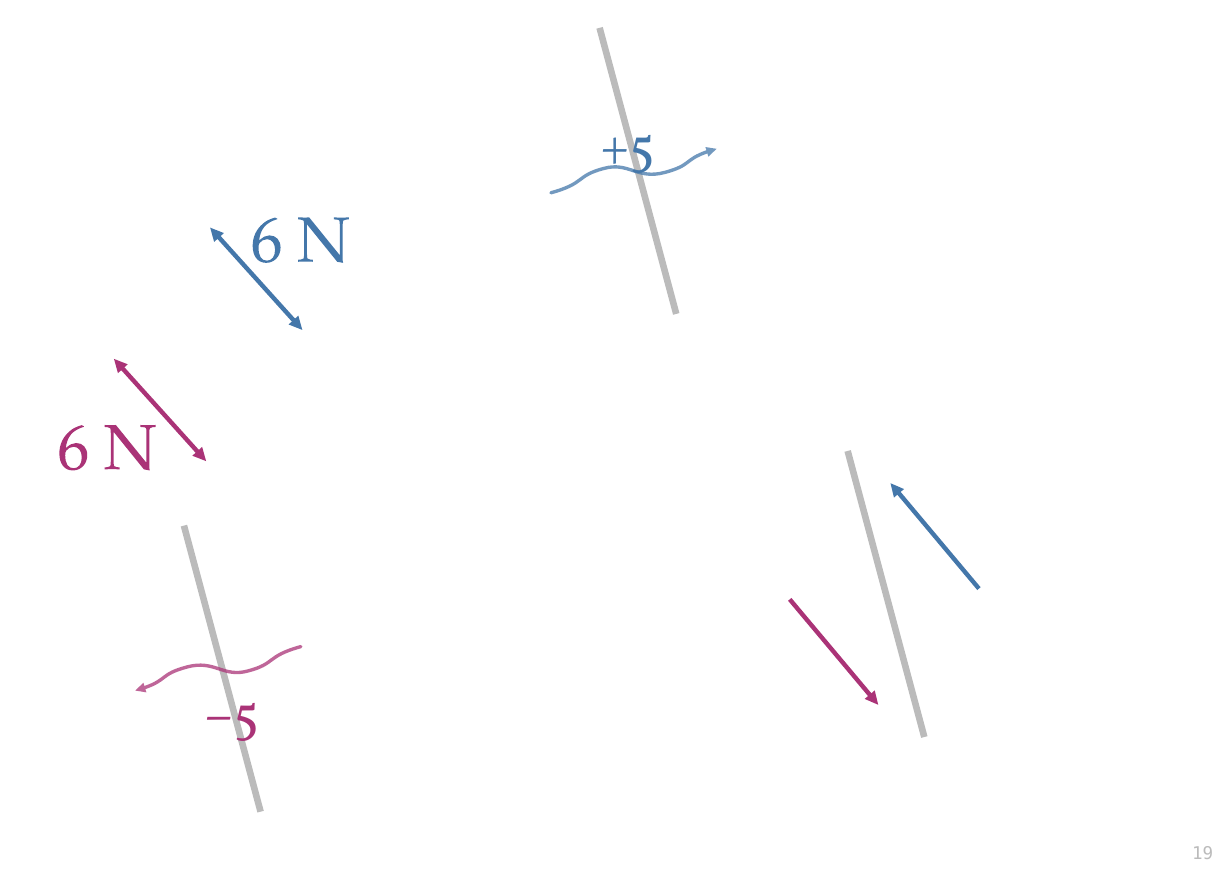
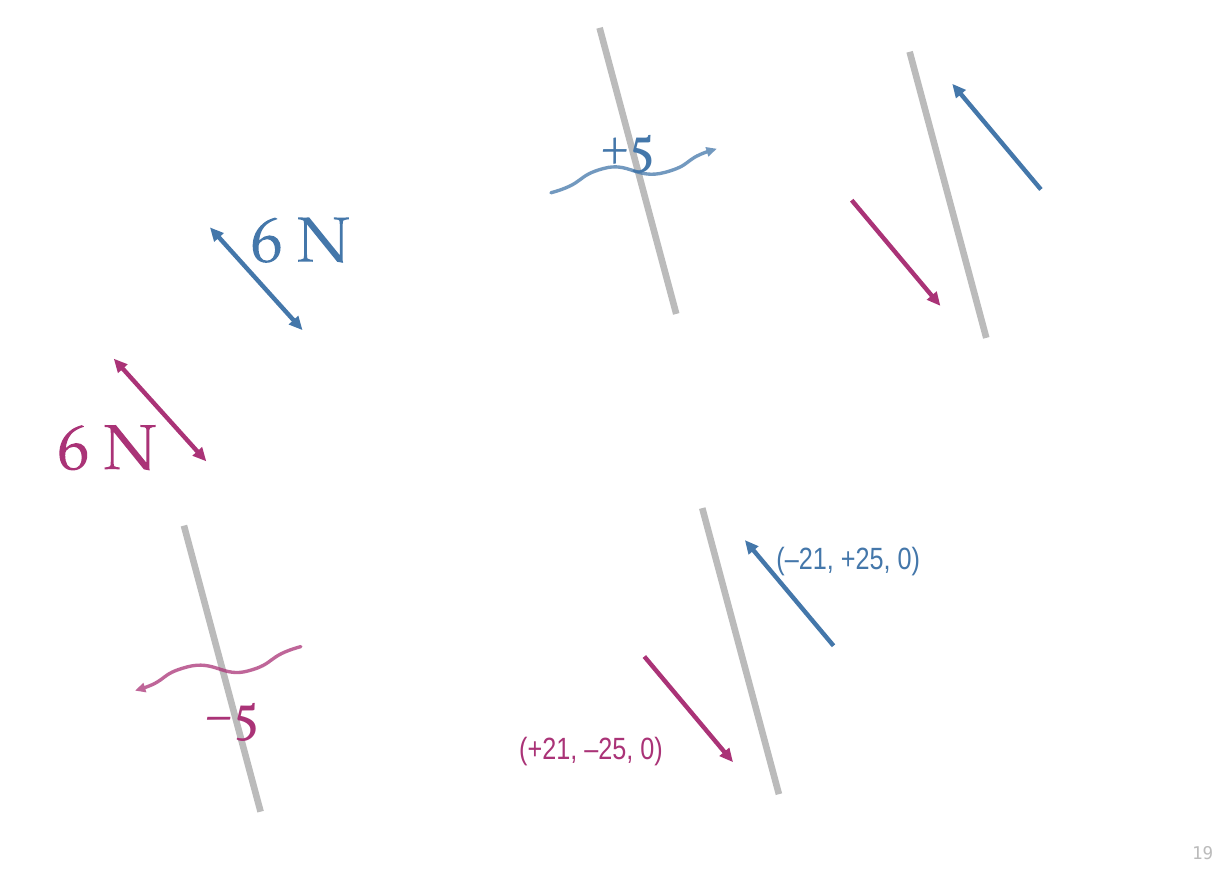
Before and after one commit to pglpm/7wonders, a slide deck: slide 19 of drawings.odp. Drawn at 1232x871 pixels with LibreOffice and Linux fonts; fonts in the diff are those of the drawing. Boxes give left, top, right and bottom in pixels: in the first picture for what was removed or moved away, otherwise in the second. Text is boxed around its words. In the diff, an @@ line names an element or a change of style, - is before the commit and + after.

```diff
--- a/drawings.odp
+++ b/drawings.odp
@@ line moved from (924, 738) - (847, 451) to (986, 338) - (910, 52) @@
@@ arrow moved from (979, 589) - (891, 484) to (1041, 190) - (953, 84) @@
@@ arrow moved from (790, 600) - (878, 705) to (852, 200) - (940, 306) @@
@@ line added from (779, 795) to (702, 508), #BBBBBB 4.51 pt @@
@@ arrow added from (834, 646) to (745, 541), #4477AA 3 pt @@
@@ text added at (x1=776, y1=546, x2=920, y2=576), 21 pt, text #4477AA @@
+(–21, +25, 0)
@@ arrow added from (645, 657) to (732, 762), #AA3377 3 pt @@
@@ text added at (x1=519, y1=736, x2=662, y2=765), 21 pt, text #AA3377 @@
+(+21, –25, 0)
```
Also in this commit, not shown: 1 other slide changed, 9 other files.
